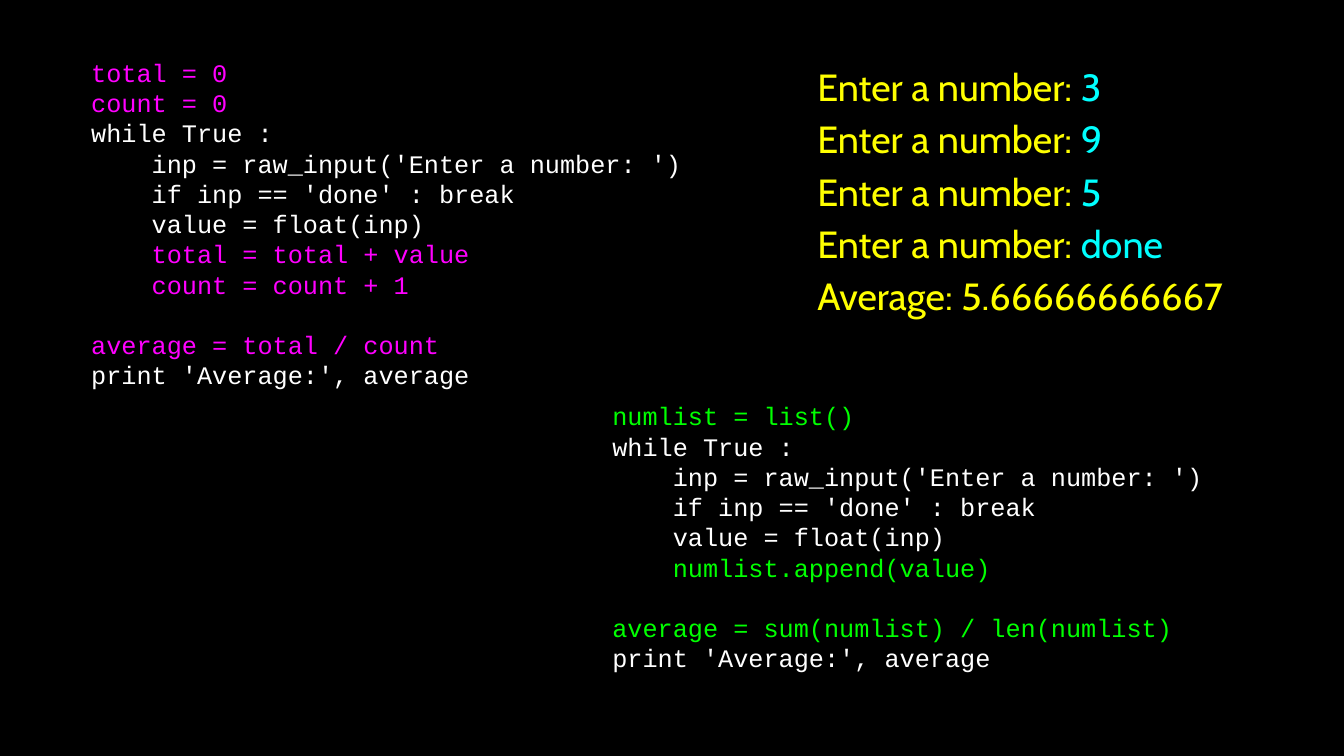
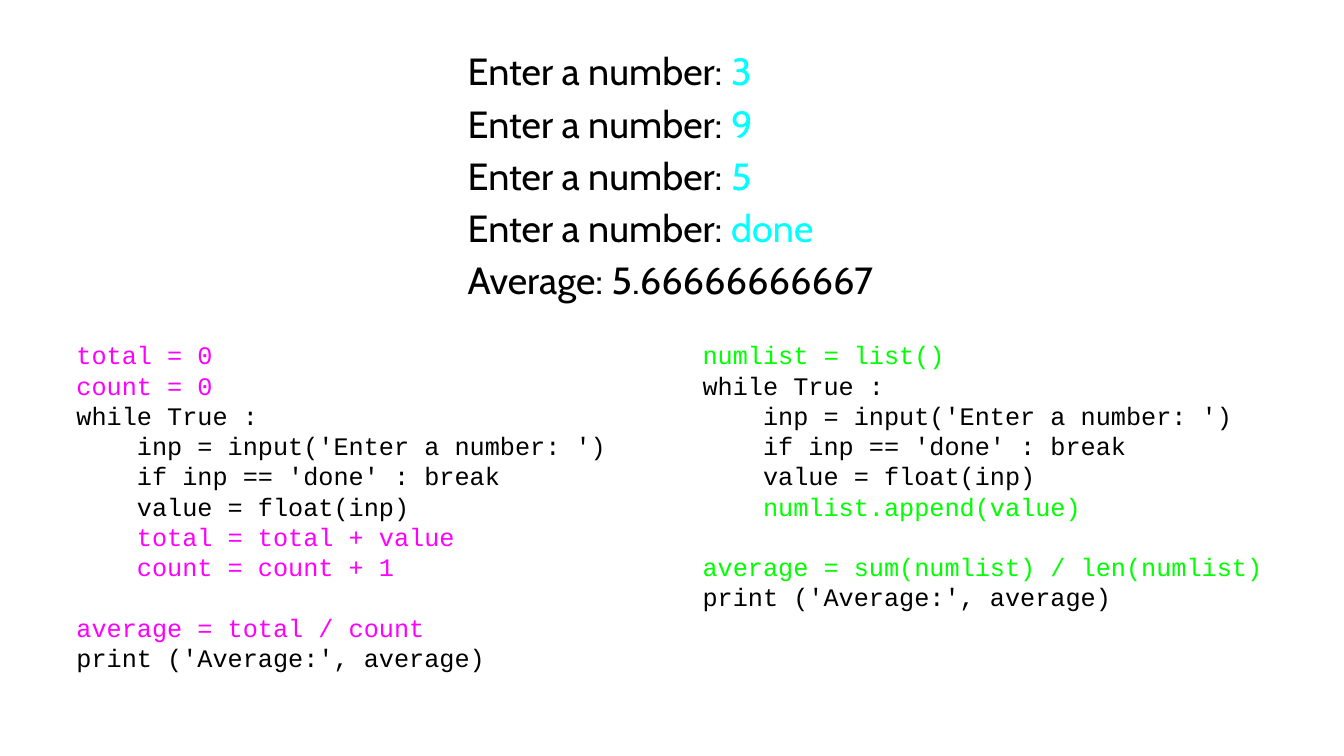
Before and after one commit to maxchv/LearnPython, a slide deck: slide 29 of week02/05.Lists.pptx (slide 24 before the commit). Drawn at 1344x756 pixels with LibreOffice and Linux fonts; fonts in the diff are those of the drawing. Boxes give left, top, right and bottom in pixels: in the first picture for what was removed or moved away, otherwise in the second. Text is boxed around its words. In the diff, an @@ line names an element or a change of style, - is before the commit and + after.

```diff
--- a/week02/05.Lists.pptx
+++ b/week02/05.Lists.pptx
@@ background #000000 to #FFFFFF @@
@@ text "Enter a number: 3" moved from (x1=817, y1=72, x2=1223, y2=319) to (x1=468, y1=56, x2=874, y2=303) @@
@@ text "Enter a number: 3" at (x1=468, y1=56, x2=874, y2=303): text colour #FFFF00 to #000000 @@
@@ text "total = 0" moved from (x1=91, y1=63, x2=636, y2=390) to (x1=76, y1=346, x2=561, y2=673) @@
@@ text "numlist = list()" moved from (x1=612, y1=407, x2=1172, y2=673) to (x1=703, y1=346, x2=1263, y2=612) @@
@@ text at (x1=703, y1=376, x2=1126, y2=491): text colour #FFFFFF to #000000 in "while True :", "if inp == 'done' : break", "value = float(inp)" @@
@@ text at (x1=76, y1=406, x2=500, y2=522): text colour #FFFFFF to #000000 in "while True :", "if inp == 'done' : break", "value = float(inp)" @@
@@ text at (x1=763, y1=406, x2=1187, y2=431): text changed; text colour #FFFFFF to #000000 @@
-inp = raw_input('Enter a number: ')
+inp = input('Enter a number: ')
@@ text at (x1=137, y1=437, x2=561, y2=461): text changed; text colour #FFFFFF to #000000 @@
-inp = raw_input('Enter a number: ')
+inp = input('Enter a number: ')
@@ text at (x1=703, y1=588, x2=1111, y2=612): text changed; text colour #FFFFFF to #000000 @@
-print 'Average:', average
+print ('Average:', average)
@@ text at (x1=76, y1=648, x2=485, y2=673): text changed; text colour #FFFFFF to #000000 @@
-print 'Average:', average
+print ('Average:', average)
```
Also in this commit, not shown: 27 other slides changed, 5 slides added, 2 other files.
